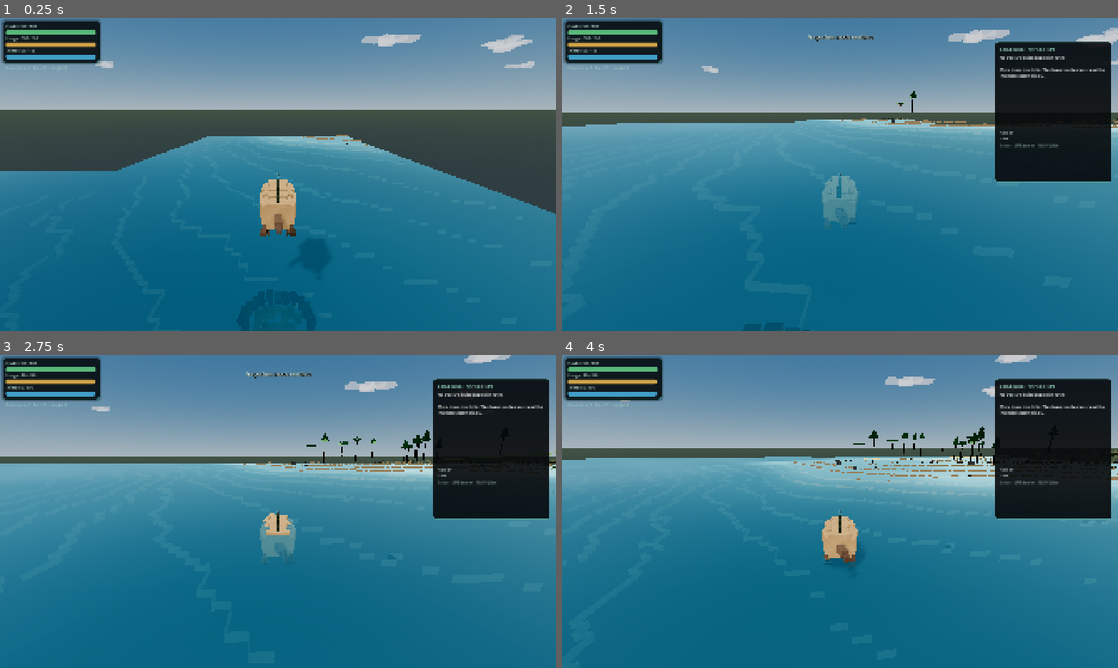
Above: before the commit, frames 1-4 (two rows, left to right).
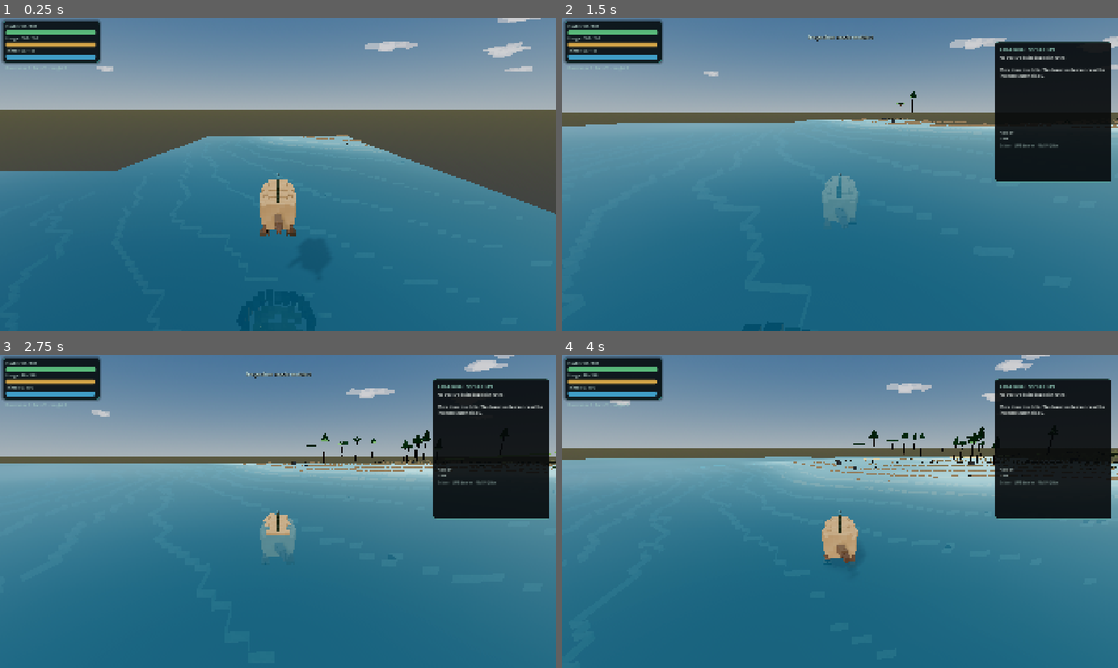
Above: after the commit, the same moments.

Repository: MajorDragonfly/voxelverse
Game: Godot game, scene res://main/main.tscn
Same seed, same stepped clock (60 frames per second), same inputs: the game is played once before the commit and once after it.
Inputs (mouse positions are in pixels of both pictures, inside the frame that each line leads up to):
- Up to frame 1 (0.25 s): no input
- Up to frame 2 (1.5 s): tap Enter at 0.5 s; move the mouse to (867, 174) at 0.52 s; hold W (move_forward) from 0.53 s (still down); right-click (867, 174) at 0.6 s; click (867, 174) at 0.67 s; tap Space (jump) at 0.77 s; move the mouse to (812, 174) at 1.27 s; tap E (inspection_mode) at 1.35 s
- Up to frame 3 (2.75 s): keep holding W (move_forward); tap Space (jump) at 1.52 s; move the mouse to (289, 505) at 2.02 s; click (289, 505) at 2.1 s
- Up to frame 4 (4 s): keep holding W (move_forward); move the mouse to (834, 517) at 2.77 s; tap L at 2.85 s; click (834, 517) at 2.92 s; tap Space (jump) at 3.02, 3.77 s; move the mouse to (878, 514) at 3.52 s; tap R at 3.6 s

The runs differ from the first frame. In frame 1, 11% of the frame differs, in the area x 0-100%, y 0-47%; in frame 2, 2.6%; in frame 3, 2.0%; in frame 4, 2.4%.

Commit message:
Give each planet a brighter procedural visual identity

Diff:
--- a/world/visuals/world_presentation_director_v6.gd
+++ b/world/visuals/world_presentation_director_v6.gd
@@ -1,7 +1,32 @@
 extends "res://world/visuals/world_presentation_director.gd"
 
-# V6 keeps the inexpensive clustered voxel clouds but replaces the over-strong
-# contact shading that turned every micro terrace into a black trench.
+# Presentation stays intentionally stylised, but each planet now derives its
+# atmosphere, horizon, sunlight and cloud density from the same deterministic
+# profile that drives terrain and ecology.
+
+
+func _initialize_presentation() -> void:
+	var profile: Dictionary = WorldGenerator.get_planet_profile()
+	var flora_scale: float = clampf(
+		float(profile.get("flora_scale", 1.0)),
+		0.55,
+		1.55
+	)
+	var haze: float = clampf(
+		float(profile.get("atmosphere_haze", 0.28)),
+		0.12,
+		0.55
+	)
+	cloud_voxel_count = clampi(
+		roundi(lerpf(118.0, 224.0, inverse_lerp(0.55, 1.55, flora_scale))),
+		96,
+		240
+	)
+	cloud_altitude = lerpf(46.0, 34.0, haze)
+	cloud_field_radius = 330.0
+	wind_speed = lerpf(0.46, 0.86, haze)
+	super._initialize_presentation()
+
 
 func _tune_environment() -> void:
 	var environment_controller: Node = get_tree().get_first_node_in_group(
@@ -15,28 +40,93 @@
 	if world_environment == null or world_environment.environment == null:
 		return
 
+	var profile: Dictionary = WorldGenerator.get_planet_profile()
+	var palette: Dictionary = profile.get("palette", {})
+	var grass: Color = palette.get("grass", Color(0.30, 0.54, 0.28, 1.0))
+	var dry: Color = palette.get("dry", Color(0.68, 0.52, 0.28, 1.0))
+	var water: Color = palette.get("water", Color(0.04, 0.35, 0.44, 1.0))
+	var rock: Color = palette.get("rock", Color(0.38, 0.38, 0.39, 1.0))
+	var warmth: float = clampf(float(profile.get("sun_warmth", 0.5)), 0.0, 1.0)
+	var haze: float = clampf(float(profile.get("atmosphere_haze", 0.28)), 0.12, 0.55)
+
 	var environment: Environment = world_environment.environment
 	environment.tonemap_mode = Environment.TONE_MAPPER_AGX
-	environment.tonemap_exposure = 1.04
-	environment.tonemap_agx_contrast = 1.18
+	environment.tonemap_exposure = 1.08
+	environment.tonemap_agx_contrast = 1.10
 	environment.adjustment_enabled = true
-	environment.adjustment_brightness = 1.03
-	environment.adjustment_contrast = 1.06
-	environment.adjustment_saturation = 1.12
+	environment.adjustment_brightness = 1.045
+	environment.adjustment_contrast = 1.045
+	environment.adjustment_saturation = 1.10
+
+	# Keep contact definition without the black trench effect that the earlier
+	# SSAO settings produced on every 0.25 m terrace.
 	environment.ssao_enabled = true
-	environment.ssao_intensity = 0.58
-	environment.ssao_power = 0.88
-	environment.ssao_radius = 1.05
+	environment.ssao_intensity = 0.42
+	environment.ssao_power = 0.78
+	environment.ssao_radius = 0.78
+	environment.ssao_detail = 0.34
+	environment.ssao_light_affect = 0.16
+
 	environment.glow_enabled = true
-	environment.glow_intensity = 0.045
-	environment.glow_bloom = 0.025
+	environment.glow_intensity = 0.035
+	environment.glow_bloom = 0.018
+
+	var fog_color: Color = Color(0.66, 0.78, 0.86, 1.0).lerp(
+		dry.lightened(0.24),
+		warmth * 0.22
+	)
 	environment.fog_enabled = true
-	environment.fog_light_color = Color(0.72, 0.82, 0.90, 1.0)
-	environment.fog_sky_affect = 0.28
+	environment.fog_mode = Environment.FOG_MODE_DEPTH
+	environment.fog_density = lerpf(0.14, 0.30, haze)
+	environment.fog_depth_begin = lerpf(125.0, 88.0, haze)
+	environment.fog_depth_end = lerpf(325.0, 235.0, haze)
+	environment.fog_depth_curve = 1.42
+	environment.fog_light_color = fog_color
+	environment.fog_light_energy = 0.96
+	environment.fog_sky_affect = 0.26
+	environment.fog_aerial_perspective = 0.74
+	environment.fog_sun_scatter = lerpf(0.16, 0.30, warmth)
+
+	environment.ambient_light_source = Environment.AMBIENT_SOURCE_SKY
+	environment.ambient_light_color = Color(0.56, 0.65, 0.72, 1.0).lerp(
+		water.lightened(0.36),
+		0.18
+	)
+	environment.ambient_light_energy = 0.84
+	environment.ambient_light_sky_contribution = 0.88
+
+	var sky: Sky = environment.sky
+	if sky != null:
+		var sky_material := sky.sky_material as ProceduralSkyMaterial
+		if sky_material != null:
+			var sky_top: Color = Color(0.075, 0.25, 0.54, 1.0).lerp(
+				water.lightened(0.14),
+				0.22
+			)
+			var sky_horizon: Color = Color(0.69, 0.78, 0.86, 1.0).lerp(
+				dry.lightened(0.30),
+				warmth * 0.20
+			)
+			var ground_horizon: Color = dry.lerp(grass, 0.30).darkened(0.05)
+			sky_material.sky_top_color = sky_top
+			sky_material.sky_horizon_color = sky_horizon
+			sky_material.ground_horizon_color = ground_horizon
+			sky_material.ground_bottom_color = rock.darkened(0.52)
+			sky_material.sky_curve = 0.16
+			sky_material.ground_curve = 0.12
+			sky_material.energy_multiplier = 1.02
+			sky_material.sun_angle_max = lerpf(2.3, 4.1, warmth)
+			sky_material.sun_curve = 0.065
+			sky_material.use_debanding = true
 
 	var sun := environment_controller.get_node_or_null("Sun") as DirectionalLight3D
 	if sun != null:
-		sun.light_energy = 0.92
-		sun.shadow_opacity = 0.62
-		sun.shadow_bias = 0.08
-		sun.shadow_normal_bias = 1.25
+		var cool_sun := Color(0.94, 0.97, 1.0, 1.0)
+		var warm_sun := Color(1.0, 0.84, 0.64, 1.0)
+		sun.light_color = cool_sun.lerp(warm_sun, warmth)
+		sun.light_energy = lerpf(1.00, 1.12, warmth)
+		sun.light_indirect_energy = 0.92
+		sun.shadow_opacity = 0.52
+		sun.shadow_bias = 0.10
+		sun.shadow_normal_bias = 1.42
+		sun.shadow_blur = 1.35
